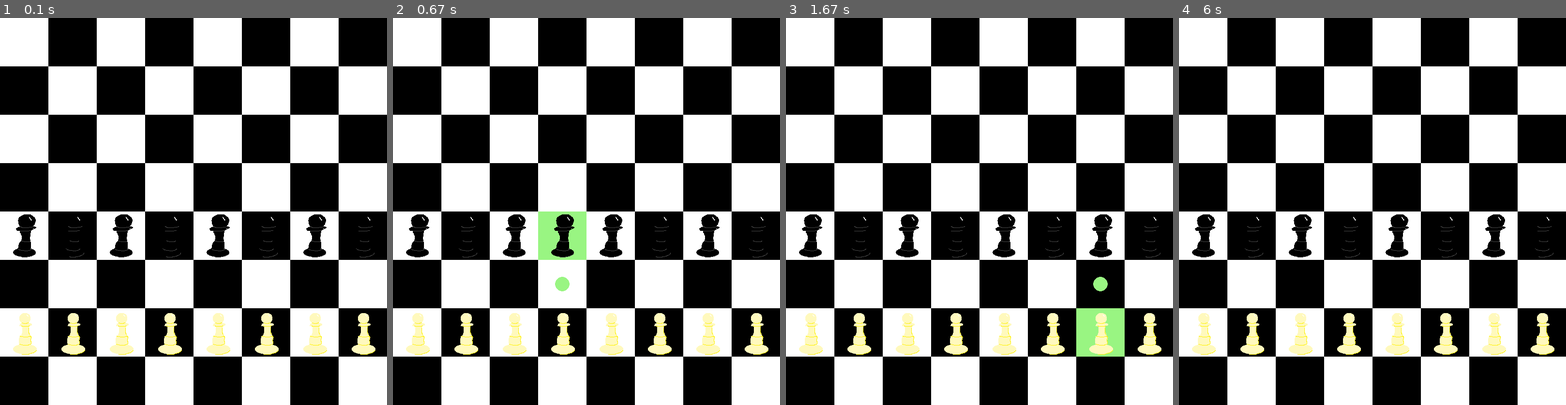
Above: before the commit, frames 1-4 (left to right).
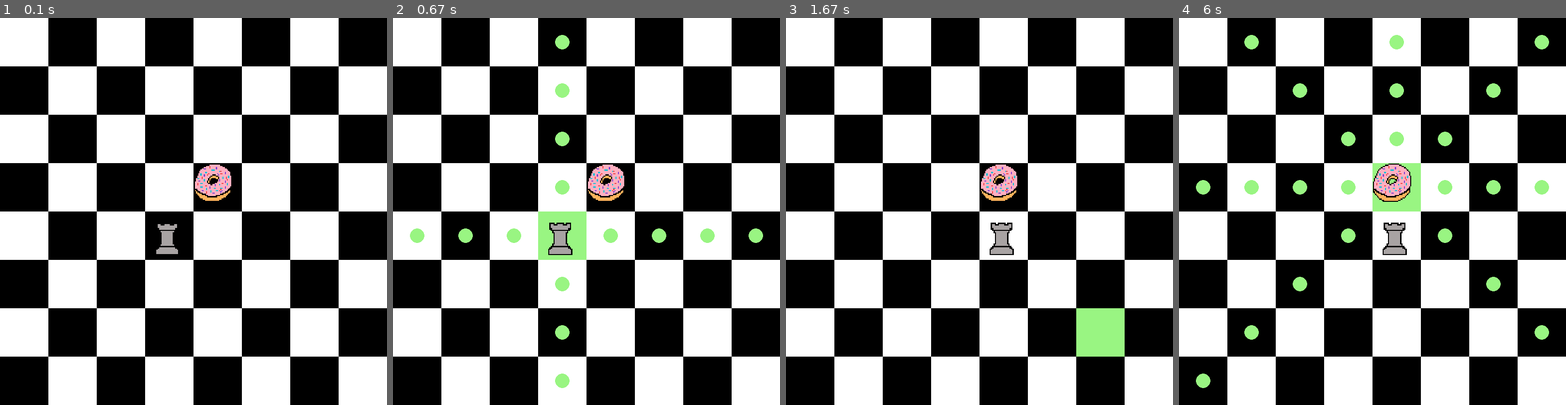
Above: after the commit, the same moments.

Repository: DHuizar/Chess-made-with-pygame
Game: pygame game, started from Chess proj/game.py
Two runs of this game, one before a commit and one after it. Both use one fixed random seed, a clock stepped at 60 frames per second and the inputs below.
Inputs (mouse positions are in pixels of both pictures, inside the frame that each line leads up to):
- Up to frame 1 (0.1 s): no input
- Up to frame 2 (0.67 s): click (571, 226) at 0.38 s
- Up to frame 3 (1.67 s): click (979, 238) at 0.72 s; click (1122, 346) at 1.55 s
- Up to frame 4 (6 s): click (1387, 196) at 5.88 s

The runs differ from the first frame. In frame 1, 5.3% of the frame differs, in the area x 3-97%, y 37-87%; in frame 2, 6.4%; in frame 3, 5.2%; in frame 4, 8.2%, in the area x 3-97%, y 4-96%.

Commit message:
implement piece base class and rook class

Diff:
--- a/Chess proj/game.py
+++ b/Chess proj/game.py
@@ -10,6 +10,7 @@
 
 pygame.mixer.init()
 chess_hit = pygame.mixer.Sound('chess-hit.wav')
+
 
 class Board:
     """
@@ -193,17 +194,52 @@
             return (Board.coordinates[square[0]], Board.coordinates[square[1]])
 
     @staticmethod
-    def getTranslation(square, x, y) -> str:
-        """ Return a coordinate pair of the given square + x + y. """
-        return f'{Board.letters[Board.letters.index(square[0]) + x]}{int(square[1]) + y}'
+    def getTranslation(square, direction, magnitude) -> str:
+        """ Return a coordinate pair of a square given the direction, magnitude, and starting square.  Returns None if square would be invalid. """
+
+        if direction == 'up':
+            return f'{Board.letters[Board.letters.index(square[0])]}{int(square[1]) + magnitude}'
+        if direction == 'down':
+            return f'{Board.letters[Board.letters.index(square[0])]}{int(square[1]) - magnitude}'
+        if direction == 'left':
+            return f'{Board.letters[Board.letters.index(square[0]) - magnitude]}{int(square[1])}'
+        if direction == 'right':
+            return f'{Board.letters[Board.letters.index(square[0]) + magnitude]}{int(square[1])}'
+        if direction == 'upleft':
+            return f'{Board.letters[Board.letters.index(square[0]) - magnitude]}{int(square[1]) + magnitude}'
+        if direction == 'upright':
+            return f'{Board.letters[Board.letters.index(square[0]) + magnitude]}{int(square[1]) + magnitude}'
+        if direction == 'downleft':
+            return f'{Board.letters[Board.letters.index(square[0]) - magnitude]}{int(square[1]) - magnitude}'
+        if direction == 'downright':
+            return f'{Board.letters[Board.letters.index(square[0]) + magnitude]}{int(square[1]) - magnitude}'
+
+    @staticmethod
+    def getPossibleEdges(square):
+        """ Return a tuple of all the edges the square is touching. """
+
+        edges = list()
+
+        if square[0] == 'a':
+            edges.append('left')
+        if square[0] == 'h':
+            edges.append('right')
+        if square[1] == '1':
+            edges.append('bottom')
+        if square[1] == '8':
+            edges.append('top')
+
+        return tuple(edges)
 
     @staticmethod
     def setupBoard():
-        for i in range(8):
-            Board.board[f'{Board.letters[i]}4'] = Pawn(
-                'black', f'{Board.letters[i]}4',  image='blackpawn.png')
-            Board.board[f'{Board.letters[i]}2'] = Pawn(
-                'white', f'{Board.letters[i]}2',  image='whitepawn.png')
+        Board.board['e5'] = Piece('white', 'e5')
+        Board.board['d4'] = Rook('white', 'd4')
+        # for i in range(8):
+        #     Board.board[f'{Board.letters[i]}4'] = Pawn(
+        #         'black', f'{Board.letters[i]}4',  image='blackpawn.png')
+        #     Board.board[f'{Board.letters[i]}2'] = Pawn(
+        #         'white', f'{Board.letters[i]}2',  image='whitepawn.png')
 
 
 # chess pieces each piece has their own class
@@ -221,68 +257,67 @@
         self.color = color
         self.square = square
         self.image = pygame.image.load(image)
-
-    # def getPossibleMoves(self):
-    #     """ Return a tuple of all possible moves. """
-
-    #     moves = list()
-    #     edges = self.getPossibleEdges()
-    #     directions = {'up': 1,
-    #                   'down': 1,
-    #                   'left': 1,
-    #                   'right': 1,
-    #                   'upper left': 1,
-    #                   'upper right': 1,
-    #                   'bottom left': 1,
-    #                   'bottom right': 1}
-
-    #     # up or down depending on color
-    #     if self.color == 'white':
-    #         i = 1
-    #     else:
-    #         i = -1
-
-    #     if 'up' in edges:
-    #         del directions['up']
-    #         del directions['upper left']
-    #         del directions['upper right']
-    #     if 'down' in edges:
-    #         del directions['down']
-    #         del directions['bottom left']
-    #         del directions['bottom right']
-    #     if 'left' in edges:
-    #         del directions['left']
-    #         del directions['upper left']
-    #         del directions['buttom left']
-    #     if 'right' in edges:
-    #         del directions['right']
-    #         del directions['upper right']
-    #         del directions['buttom right']
-
-    #     while len(directions) != 0:
-    #         for d in directions:
-
-    #     return tuple(moves)
+        self.image = pygame.transform.scale(self.image, (80, 80))
+        self.allowedDirections = (
+            'up', 'down', 'left', 'right', 'upleft', 'upright', 'downleft', 'downright')
+
+    def getPossibleMoves(self):
+        """ Return a tuple of all possible moves. """
+
+        moves = list()
+        directions = dict()
+        for allowedDirection in self.allowedDirections:
+            directions[allowedDirection] = 1
+
+        edges = Board.getPossibleEdges(self.square)
+
+        illegalDirections = set()
+
+        if 'top' in edges:
+            illegalDirections.add('up')
+            illegalDirections.add('upleft')
+            illegalDirections.add('upright')
+        if 'bottom' in edges:
+            illegalDirections.add('down')
+            illegalDirections.add('downleft')
+            illegalDirections.add('downright')
+        if 'left' in edges:
+            illegalDirections.add('left')
+            illegalDirections.add('upleft')
+            illegalDirections.add('downleft')
+        if 'right' in edges:
+            illegalDirections.add('right')
+            illegalDirections.add('upright')
+            illegalDirections.add('downright')
+
+        for d in illegalDirections:
+            if d in directions.keys():
+                del directions[d]
+
+        while len(directions) != 0:
+            for direction, magnitude in directions.copy().items():
+                move_d = Board.getTranslation(
+                    self.square, direction, magnitude)
+
+                # move is valid if square is empty or if square is occupied by opposing piece
+                if (Board.board[move_d] == None) or (Board.board[move_d] != None and Board.board[move_d].color != self.color):
+                    moves.append(move_d)
+
+                directions[direction] += 1
+                edges_d = Board.getPossibleEdges(move_d)
+                stop_condition = (direction in ['left', 'upleft', 'downleft'] and 'left' in edges_d) or (
+                    direction in ['right', 'upright', 'downright'] and 'right' in edges_d) or (
+                    direction in ['up', 'upleft', 'upright'] and 'top' in edges_d) or (
+                    direction in ['down', 'downleft', 'downright'] and 'bottom' in edges_d) or (Board.board[move_d] != None)
+                # if sightline is obstructed by a piece or an edge has been reached
+                if stop_condition:
+                    del directions[direction]
+
+        return tuple(moves)
 
     def draw(self, coords):
         # pImage = pygame.transform.scale(self.image, (80,80))
         screen.blit(self.image, coords)
-
-    def getPossibleEdges(self):
-        """ Return a tuple of all the edges the piece is touching. """
-
-        edges = list()
-
-        if self.square[0] == 'a':
-            edges.append('left')
-        if self.square[0] == 'h':
-            edges.append('right')
-        if self.square[1] == '1':
-            edges.append('bottom')
-        if self.square[1] == '8':
-            edges.append('top')
-
-        return tuple(edges)
 
     def drawPossibleMoves(self):
         """ Draw circles for possible moves. """
@@ -297,7 +332,7 @@
 
 
 class Pawn(Piece):
-    # each piece needs a position and image to follow along with it and needs to be able to move
+    """ The pawn. Has a first move mechanic as well as en passant. """
 
     def __init__(self, color, square,  image='whitepawn.png'):
         """ Init pawn instance. """
@@ -308,7 +343,7 @@
         """ Return a tuple of all possible moves. """
 
         moves = list()
-        edges = self.getPossibleEdges()
+        edges = Board.getPossibleEdges(self.square)
 
         # check if pawn is at top/bottom
         if (self.color == 'white' and 'top' in edges) or (self.color == 'black' and 'bottom' in edges):
@@ -316,31 +351,43 @@
 
         # up or down depending on color
         if self.color == 'white':
-            i = 1
+            direction = 'up'
         else:
-            i = -1
-
-        edges = self.getPossibleEdges()
-
-        if Board.board[Board.getTranslation(self.square, 0, i)] == None:
-            moves.append(Board.getTranslation(self.square, 0, i))
+            direction = 'down'
+
+        edges = Board.getPossibleEdges(self.square)
+
+        if Board.board[Board.getTranslation(self.square, direction, 1)] == None:
+            moves.append(Board.getTranslation(self.square, direction, 1))
             # first move of a pawn can be 2 spaces forward
-            if self.firstMove and Board.board[Board.getTranslation(self.square, 0, 2*i)] == None:
-                moves.append(Board.getTranslation(self.square, 0, 2*i))
+            if self.firstMove and Board.board[Board.getTranslation(self.square, direction, 2)] == None:
+                moves.append(Board.getTranslation(self.square, direction, 2))
 
         # left edge case
         if 'left' not in edges:
-            upper_left = Board.getTranslation(self.square, -1, i)
+            upper_left = Board.getTranslation(
+                self.square, direction + 'left', 1)
             if Board.board[upper_left] != None and Board.board[upper_left].color != self.color:
                 moves.append(upper_left)
 
         # right edge case
         if 'right' not in edges:
-            upper_right = Board.getTranslation(self.square, 1, i)
+            upper_right = Board.getTranslation(
+                self.square, direction + 'right', 1)
             if Board.board[upper_right] != None and Board.board[upper_right].color != self.color:
                 moves.append(upper_right)
 
         return tuple(moves)
+
+
+class Rook(Piece):
+    """ The rook. """
+
+    def __init__(self, color, square,  image='whiterook.png'):
+        Piece.__init__(self, color, square, image)
+        self.image = pygame.transform.scale(self.image, (90, 90))
+        self.allowedDirections = (
+            'up', 'down', 'left', 'right')
 
 
 b = Board()
Binary file added: Chess proj/whiterook.png
